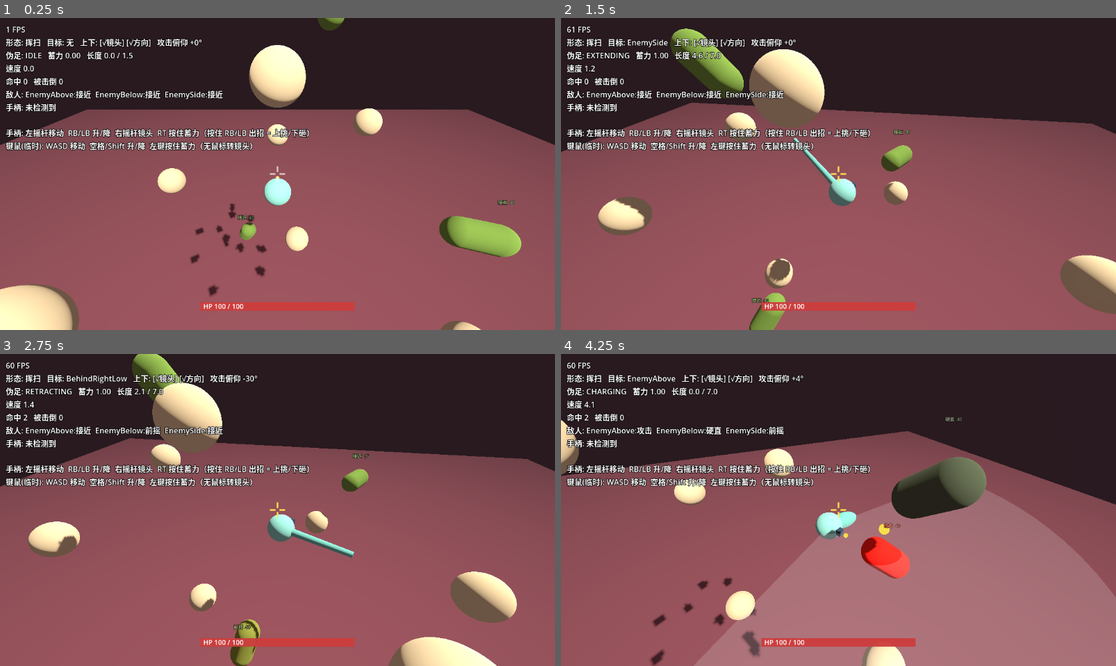
Above: before the commit, frames 1-4 (two rows, left to right).
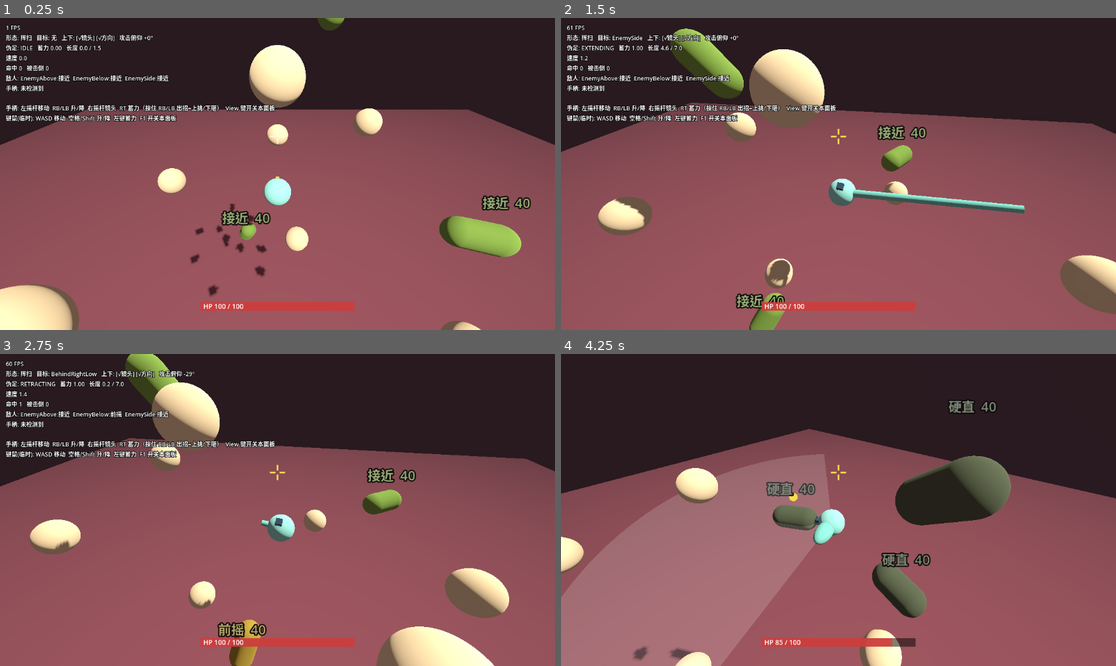
Above: after the commit, the same moments.

Repository: paddypasteur/cellgod
Game: Godot game, scene res://scenes/arena.tscn
Same seed, same stepped clock (60 frames per second), same inputs: the game is played once before the commit and once after it.
Inputs (mouse positions are in pixels of both pictures, inside the frame that each line leads up to):
- Up to frame 1 (0.25 s): no input
- Up to frame 2 (1.5 s): move the mouse to (960, 158) at 0.52 s; press the mouse at (960, 158) at 0.53 s; hold D (move_right) 0.53-1.28 s; move the mouse to (727, 189) at 1.27 s; release the mouse at (727, 189) at 1.28 s; hold S (move_back) from 1.28 s (still down); click (727, 189) at 1.35 s
- Up to frame 3 (2.75 s): move the mouse to (333, 441) at 2.02 s; release S (move_back) at 2.03 s; press the mouse at (333, 441) at 2.03 s; hold D (move_right) from 2.03 s (still down)
- Up to frame 4 (4.25 s): move the mouse to (810, 572) at 2.77 s; release D (move_right) at 2.78 s; release the mouse at (810, 572) at 2.78 s; hold W (move_forward) 2.78-3.53 s; click (810, 572) at 2.85 s; move the mouse to (1005, 556) at 3.52 s; press the mouse at (1005, 556) at 3.53 s; hold A (move_left) from 3.53 s (still down); tap F1 (toggle_debug, bound only after the commit) at 4.15 s

The runs differ from the first frame. In frame 1, 6.3% of the frame differs, in the area x 1-96%, y 2-67%; in frame 2, 7.7%; in frame 3, 10%; in frame 4, 55%, in the area x 0-100%, y 2-100%.

Commit message:
修截图发现的显示问题：敌人状态字放大、调试面板缩小可开关、准星与索敌点上移
- Player.aim_point_offset：索敌点相对屏幕中心的偏移，准星画在同一位置
- 调试面板 F1 / 手柄 View 键开关，字号可调
- 新增 tests/screenshot.gd 截图自查脚本
- docs 同步

Co-Authored-By: Claude Opus 5.5 <noreply@anthropic.com>

Diff:
--- a/scenes/enemy.tscn
+++ b/scenes/enemy.tscn
@@ -33,7 +33,7 @@
 billboard = 1
 no_depth_test = true
 fixed_size = true
-pixel_size = 0.0008
-font_size = 28
-outline_size = 8
+pixel_size = 0.002
+font_size = 32
+outline_size = 12
 text = "接近"
--- a/scripts/autoload/input_setup.gd
+++ b/scripts/autoload/input_setup.gd
@@ -27,6 +27,8 @@
     _add_action(&"camera_right", [_joy_axis(JOY_AXIS_RIGHT_X, 1.0)])
     _add_action(&"camera_up", [_joy_axis(JOY_AXIS_RIGHT_Y, -1.0)])
     _add_action(&"camera_down", [_joy_axis(JOY_AXIS_RIGHT_Y, 1.0)])
+
+    _add_action(&"toggle_debug", [_key(KEY_F1), _joy_button(JOY_BUTTON_BACK)])
 
     _add_action(&"pseudopod", [_mouse(MOUSE_BUTTON_LEFT), _joy_axis(JOY_AXIS_TRIGGER_RIGHT, 1.0)])
 
--- a/scripts/player/player.gd
+++ b/scripts/player/player.gd
@@ -47,6 +47,10 @@
 @export var target_reach_slack: float = 1.0
 ## 选中标记悬在目标中心上方多高
 @export var target_marker_height: float = 1.0
+## 索敌点（也是准星位置）相对屏幕中心的偏移，单位是屏幕高度的比例，负 y = 往上。
+## 镜头注视着主角，屏幕正中几乎就是主角自己；上移一点，准星才不会压在主角身上，
+## 索敌也会优先选主角前上方的敌人，而不是被主角挡住的那只
+@export var aim_point_offset: Vector2 = Vector2(0.0, -0.12)
 
 @export_group("上下方向（没有选中目标时）")
 ## 开关 1：攻击的上下角度跟随镜头俯仰。右摇杆往上看，伪足就往上打
@@ -318,7 +322,7 @@
     if cam == null:
         return null
     var screen: Vector2 = get_viewport().get_visible_rect().size
-    var center: Vector2 = screen * 0.5
+    var center: Vector2 = get_aim_screen_point()
     var best_px: float = screen.y * target_screen_radius
     var max_dist: float = reach + pod_tip_radius + target_reach_slack
     var best: Node3D = null
@@ -340,6 +344,12 @@
 
 func has_target() -> bool:
     return _target != null
+
+
+## 索敌用的屏幕点，准星画在同一个位置，保证"看到的准星"和"实际索敌点"永远一致
+func get_aim_screen_point() -> Vector2:
+    var screen: Vector2 = get_viewport().get_visible_rect().size
+    return screen * 0.5 + aim_point_offset * screen.y
 
 
 ## 有目标时身体直接转向攻击方向，让"正面"和"打向哪"保持一致，否则小方块指着别处会误导
--- a/scripts/ui/crosshair.gd
+++ b/scripts/ui/crosshair.gd
@@ -1,6 +1,6 @@
 class_name Crosshair
 extends Control
-## 屏幕中心准星。索敌以"离屏幕中心最近"为准，准星就是告诉玩家中心在哪；
+## 准星，画在 Player 的索敌点上（默认在屏幕中心略偏上）。索敌以"离这个点最近"为准；
 ## 有目标被选中时变色，让玩家不用盯着目标头顶的标记也知道"这一下有人接"。
 
 @export var player: Player
@@ -30,14 +30,13 @@
 
 
 func _process(_delta: float) -> void:
-    var targeted: bool = player != null and player.has_target()
-    if targeted != _targeted:
-        _targeted = targeted
-        queue_redraw()
+    _targeted = player != null and player.has_target()
+    # 每帧重画：准星位置跟着 Player 的索敌点参数走，运行时拖参数要立刻看到
+    queue_redraw()
 
 
 func _draw() -> void:
-    var center: Vector2 = size * 0.5
+    var center: Vector2 = player.get_aim_screen_point() if player != null else size * 0.5
     var color: Color = color_targeted if _targeted else color_idle
     for dir: Vector2 in [Vector2.RIGHT, Vector2.LEFT, Vector2.UP, Vector2.DOWN]:
         draw_line(center + dir * gap_px, center + dir * (gap_px + arm_length_px), color, thickness_px, true)
--- a/scripts/ui/debug_overlay.gd
+++ b/scripts/ui/debug_overlay.gd
@@ -2,6 +2,10 @@
 ## 调手感用的文字面板。不是正式 HUD。
 
 @export var player: Player
+## 字号。面板只是调试用，字小一点少挡画面
+@export var font_size: int = 12
+## 启动时是否显示。运行中按 F1 / 手柄 View(Back) 键开关
+@export var start_visible: bool = true
 
 var _hits: int = 0
 var _defeats: int = 0
@@ -10,9 +14,16 @@
 
 
 func _ready() -> void:
+    visible = start_visible
+    _label.add_theme_font_size_override(&"font_size", font_size)
     if player != null:
         player.hit_landed.connect(_on_hit_landed)
         player.defeated.connect(_on_defeated)
+
+
+func _unhandled_input(event: InputEvent) -> void:
+    if event.is_action_pressed(&"toggle_debug"):
+        visible = not visible
 
 
 func _on_hit_landed(_target: Node, _charge: float) -> void:
@@ -30,8 +41,8 @@
     text += "命中 %d   被击倒 %d\n" % [_hits, _defeats]
     text += _enemies_text() + "\n"
     text += _joypad_text() + "\n\n"
-    text += "手柄: 左摇杆移动  RB/LB 升/降  右摇杆镜头  RT 按住蓄力（按住 RB/LB 出招 = 上挑/下砸）\n"
-    text += "键鼠(临时): WASD 移动  空格/Shift 升/降  左键按住蓄力（无鼠标转镜头）"
+    text += "手柄: 左摇杆移动  RB/LB 升/降  右摇杆镜头  RT 蓄力（按住 RB/LB 出招=上挑/下砸）  View 键开关本面板\n"
+    text += "键鼠(临时): WASD 移动  空格/Shift 升/降  左键蓄力  F1 开关本面板"
     _label.text = text
 
 
--- /dev/null
+++ b/tests/screenshot.gd
@@ -0,0 +1,43 @@
+extends SceneTree
+## 窗口模式跑主场景，按固定时间点存截图，给看不到画面的 Claude 自查可读性用。
+## 用法（会在屏幕上弹出窗口几秒）：
+##   godot --path . --resolution 960x540 -s tests/screenshot.gd -- --out=输出目录
+## 存三张：开局待机、蓄力中、挥扫中。
+
+var _frame: int = 0
+var _out_dir: String = "user://screenshots"
+
+
+func _initialize() -> void:
+    for arg: String in OS.get_cmdline_user_args():
+        if arg.begins_with("--out="):
+            _out_dir = arg.trim_prefix("--out=")
+    DirAccess.make_dir_recursive_absolute(_out_dir)
+    var scene: Node = (load("res://scenes/arena.tscn") as PackedScene).instantiate()
+    root.add_child(scene)
+
+
+func _process(_delta: float) -> bool:
+    _frame += 1
+    match _frame:
+        30:
+            _shot("idle")
+            Input.action_press(&"pseudopod")
+            var ev := InputEventAction.new()
+            ev.action = &"pseudopod"
+            ev.pressed = true
+            Input.parse_input_event(ev)
+        60:
+            _shot("charging")
+            Input.action_release(&"pseudopod")
+        78:
+            _shot("swing")
+        90:
+            return true
+    return false
+
+
+func _shot(name: String) -> void:
+    var path: String = _out_dir.path_join("%s.png" % name)
+    root.get_viewport().get_texture().get_image().save_png(path)
+    print("saved ", path)
Not shown, changed: docs/INBOX.md
Not shown, changed: docs/STATE.md
